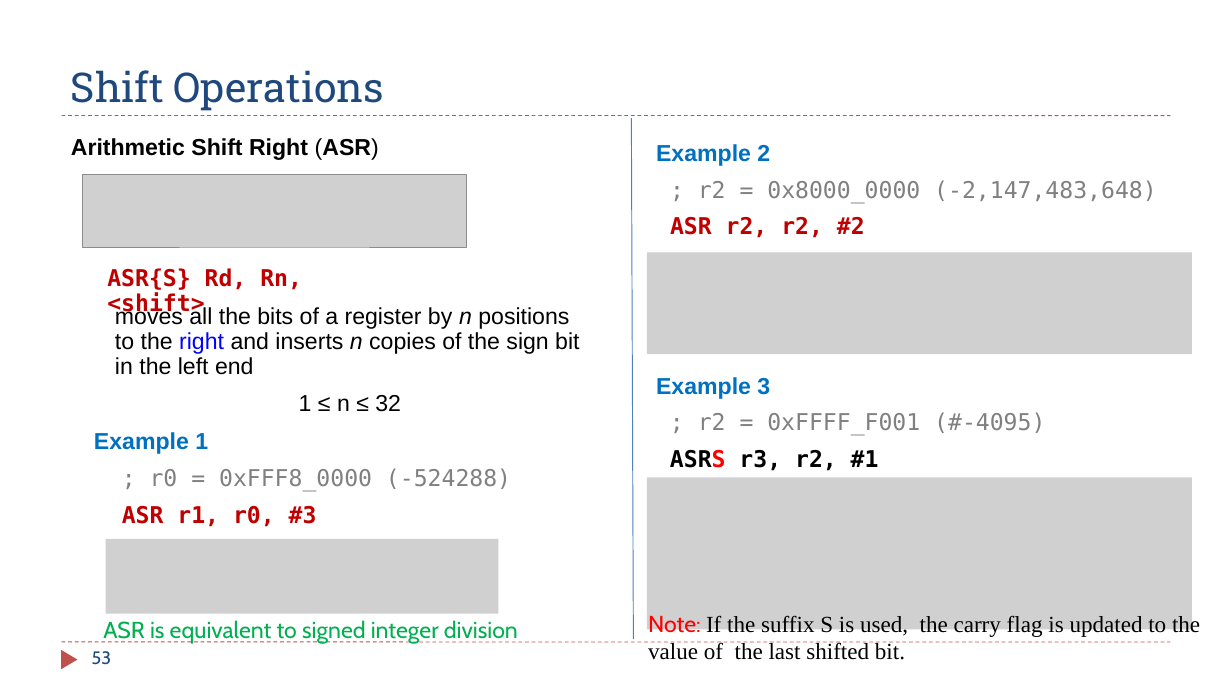
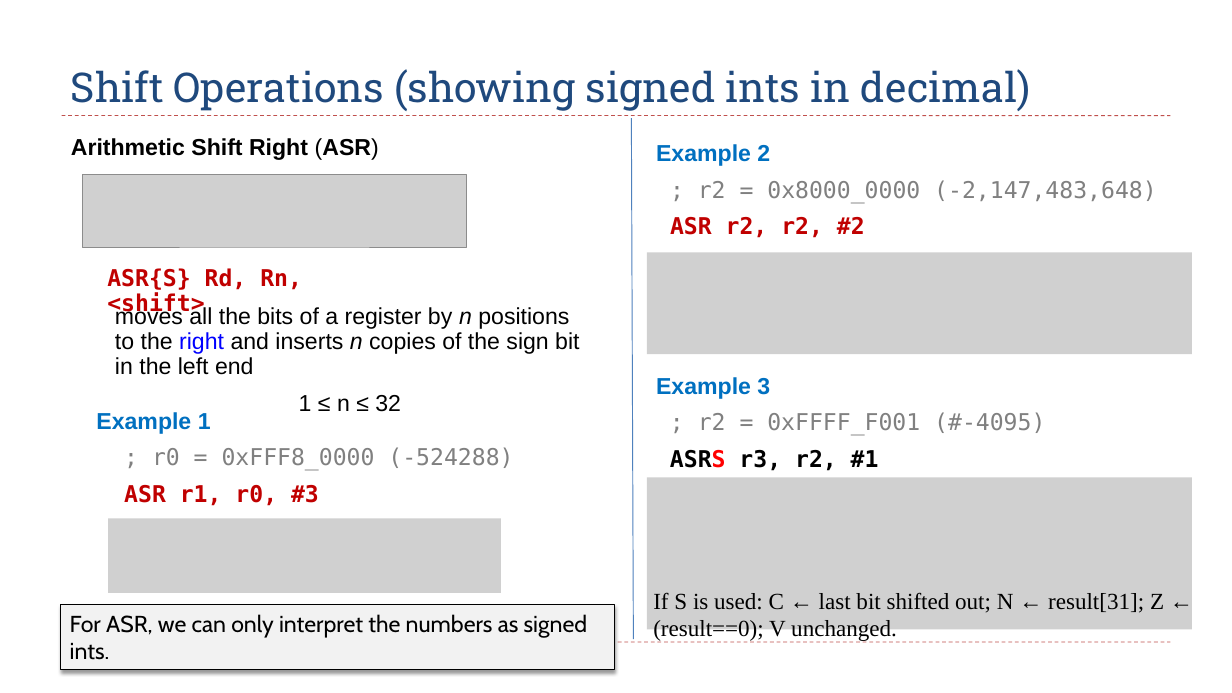
Before and after one commit to guhofstra/CSC111Sp26, a slide deck: slide 53 of PPTs/Ch4_ARM_Arithmetic_Logic.pptx. Drawn at 1232x693 pixels with LibreOffice and Linux fonts; fonts in the diff are those of the drawing; grey boxes stand for pictures. Boxes give left, top, right and bottom in pixels: in the first picture for what was removed or moved away, otherwise in the second. Text is boxed around its words. In the diff, an @@ line names an element or a change of style, - is before the commit and + after.

```diff
--- a/PPTs/Ch4_ARM_Arithmetic_Logic.pptx
+++ b/PPTs/Ch4_ARM_Arithmetic_Logic.pptx
@@ title at (71,69,1030,111): text changed @@
-Shift Operations
+Shift Operations (showing signed ints in decimal)
@@ text "Example 1": place and size @@
-text "Example 1" at (94,432,511,527)
+text "Example 1" at (96,412,513,506)
@@ picture: place and size @@
-picture at (105,539,498,614)
+picture at (108,518,501,593)
@@ text at (653,592,1164,642): text changed @@
-Note: If the suffix S is used, the carry flag is updated to the value of the last shifted bit.
+If S is used: C ← last bit shifted out; N ← result[31]; Z ← (result==0); V unchanged.
@@ rectangle added at (61,604,615,670), fill #F2F2F2, outline #000000 0.75 pt, 18 pt, text #000000 @@
+For ASR, we can only interpret the numbers as signed ints.
@@ text removed at (103,620,518,644) @@
-ASR is equivalent to signed integer division
```
Also in this commit, not shown: 12 other slides changed, 1 slide added, 2 other files.
